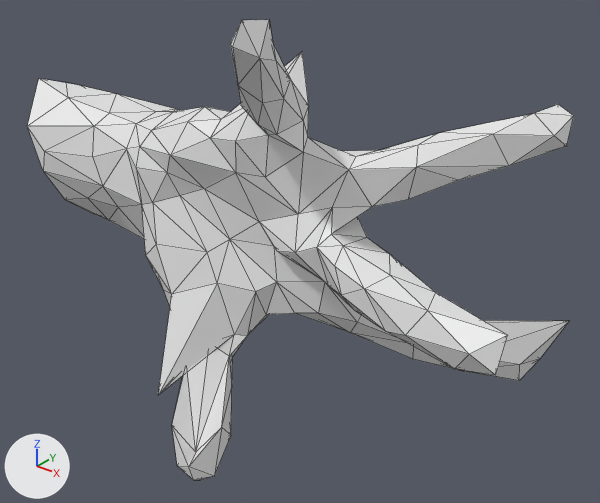
What one commit did to the OBJ model mesh_cnn/datasets/random_pertubations/T150.obj.
The view is the same before and after, from a 50 mm camera at (1.422, -1.569, 0.934) aimed at (0.109, 0.071, -0.083). The lights are fixed; the arrows at lower left show +X, +Y and +Z. Mesh edges are drawn as thin lines. Where no turn or scale is listed for an object, it has been applied to the vertices.

The first picture shows 'T150'.
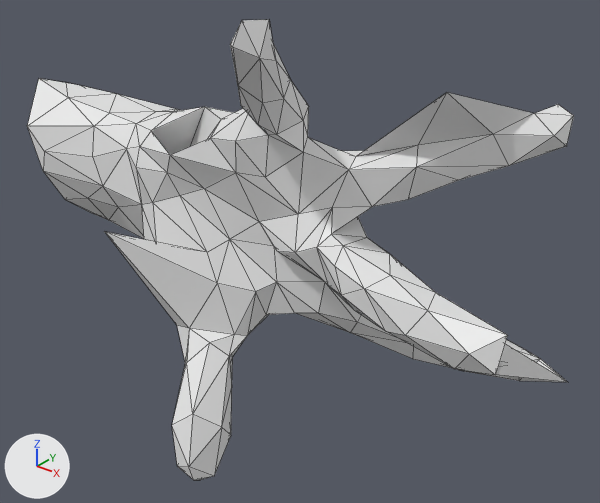
Where the change shows, as pixel boxes [x1, y1, x2, y2] in the pictures (600 x 503 px; the box of a moved part takes in the faces that stretch with it):
part 1 of me_t150, moved or reshaped: before [483, 320, 569, 365]; after [499, 340, 567, 382]
part 2 of me_t150, moved or reshaped: before [146, 244, 234, 466]; after [104, 231, 234, 466]
part 3 of me_t150, moved or reshaped: before [152, 52, 309, 155]; after [152, 107, 221, 155]
part 4 of me_t150, moved or reshaped: before [360, 114, 532, 156]; after [356, 92, 534, 157]

Edits to the bpy script that builds the scene:
```text
Change me_t150:
    where me_t150.from_pydata(...)  # 252 vertices, 500 faces; spans x -0.85..0.87, y -0.37..0.41, z -0.7..0.64
    used by ob_t150; location = (0.0, 0.0, 0.0)
    me_t150 part 1
    me_t150.vertices[20].co: (0.67, 0.36, -0.41) -> (0.82, 0.32, -0.35)  # not seen -> pixel (568, 382)
    me_t150.vertices[23].co: (0.77, 0.41, -0.22) -> (0.63, 0.26, -0.27)  # pixel (569, 320) -> not seen
    me_t150.vertices[43].co: (0.5, 0.27, -0.35) -> (0.37, 0.13, -0.09)
    me_t150 part 2
    me_t150.vertices[146].co: (0.03, -0.29, -0.6) -> (0.02, -0.3, -0.47)  # pixel (195, 452) -> pixel (192, 414)
    me_t150.vertices[174].co: (-0.13, -0.28, -0.48) -> (-0.12, -0.15, -0.31)  # pixel (158, 395) -> pixel (189, 328)
    me_t150.vertices[189].co: (-0.18, -0.16, -0.22) -> (-0.34, -0.25, -0.04)  # pixel (171, 294) -> pixel (104, 231)
    me_t150 part 3
    me_t150.vertices[141].co: (0.07, 0.12, 0.46) -> (0.08, 0.03, 0.33)  # pixel (302, 51) -> not seen
    me_t150.vertices[183].co: (-0.15, -0.08, 0.28) -> (-0.38, 0.07, 0.0)  # pixel (187, 121) -> not seen
    me_t150 part 4
    me_t150.vertices[32].co: (0.48, 0.14, 0.32) -> (0.57, 0.0, 0.46)  # pixel (438, 132) -> pixel (446, 92)
```
